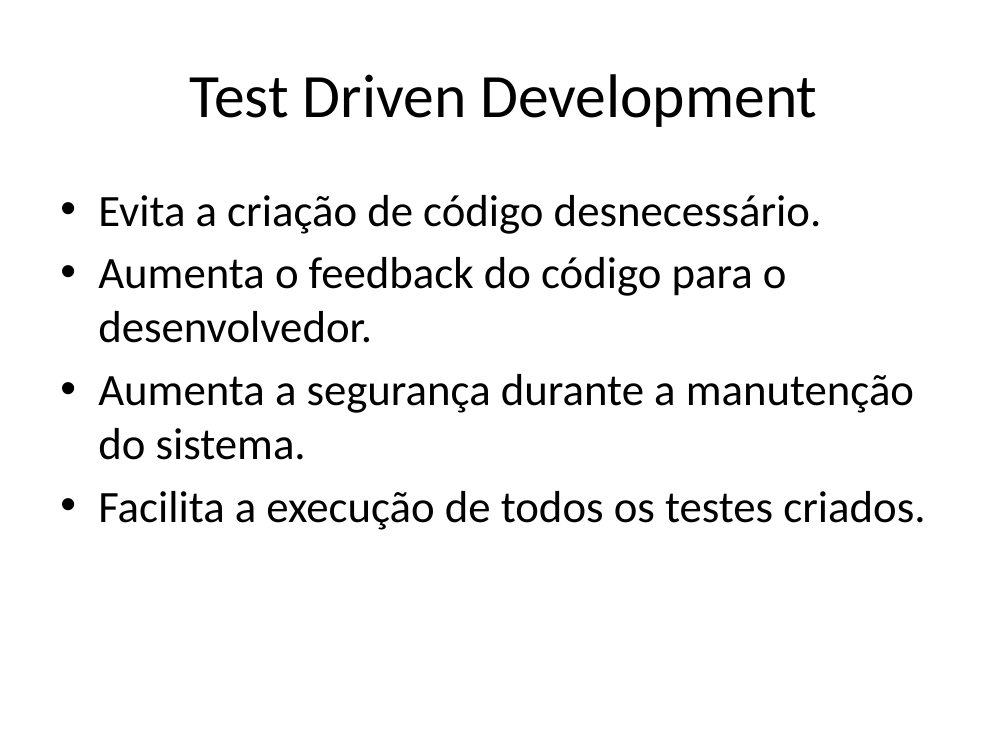
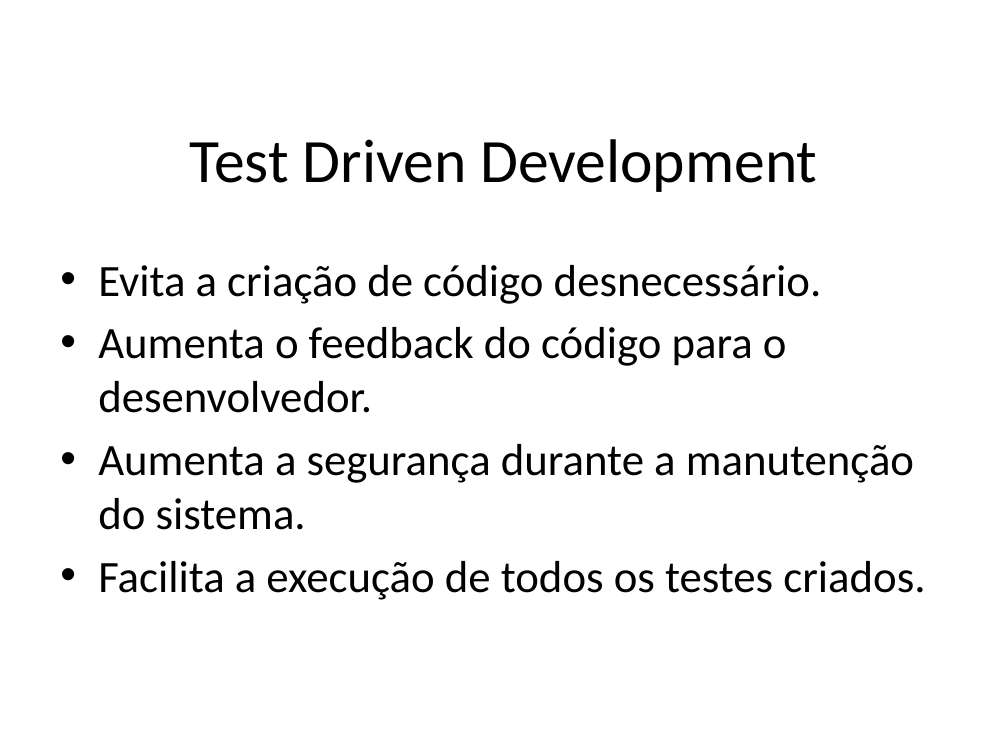
Before and after one commit to jpjcjbr/tccjp, a slide deck: slide 8 of apresentacao tcc.pptx. Drawn at 1008x756 pixels with LibreOffice and Linux fonts; fonts in the diff are those of the drawing; background and template pictures are left out. Boxes give left, top, right and bottom in pixels: in the first picture for what was removed or moved away, otherwise in the second. Text is boxed around its words. In the diff, an @@ line names an element or a change of style, - is before the commit and + after.

```diff
--- a/apresentacao tcc.pptx
+++ b/apresentacao tcc.pptx
@@ title "Test Driven Development": place and size @@
-title "Test Driven Development" at bbox=[190, 74, 817, 127]
+title "Test Driven Development" at bbox=[190, 139, 817, 192]
@@ text "Evita a criação de código ...": place and size @@
-text "Evita a criação de código ..." at bbox=[98, 195, 925, 530]
+text "Evita a criação de código ..." at bbox=[98, 265, 925, 600]
```
Also in this commit, not shown: 21 other slides changed.
